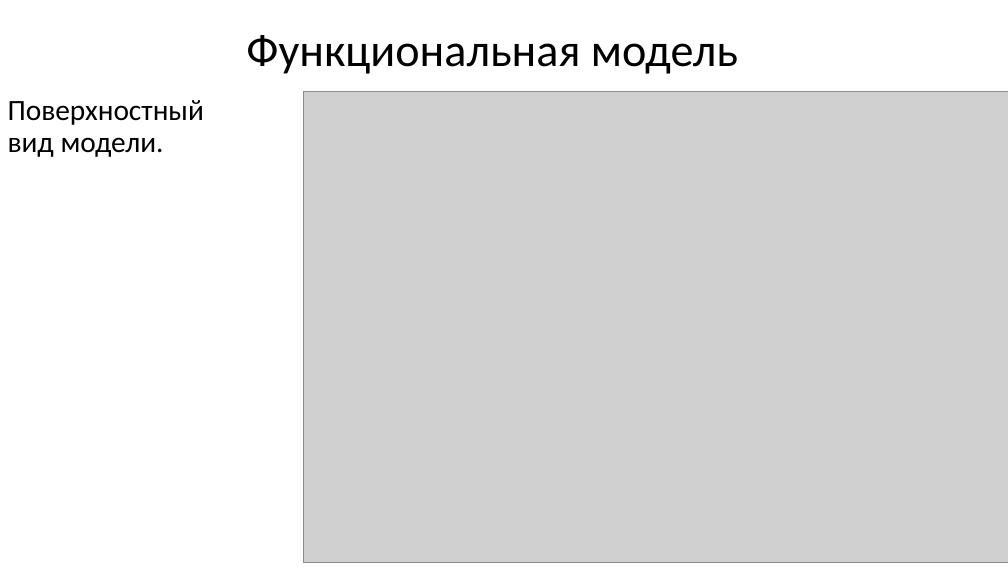
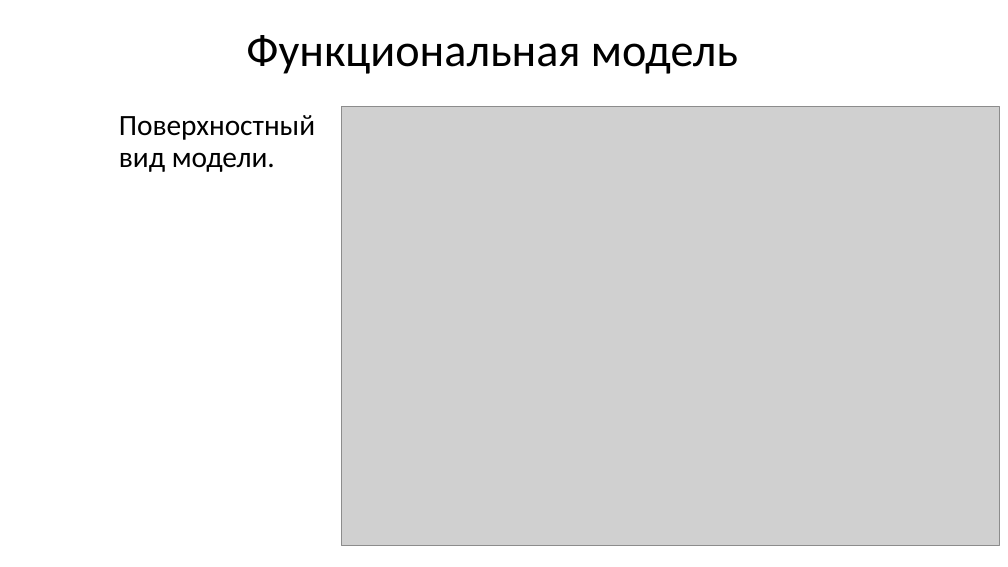
Before and after one commit to Essisten/UnderTheGround, a slide deck: slide 10 of Презентация игры Under The Ground.pptx. Drawn at 1008x567 pixels with LibreOffice and Linux fonts; fonts in the diff are those of the drawing; grey boxes stand for pictures. Boxes give left, top, right and bottom in pixels: in the first picture for what was removed or moved away, otherwise in the second. Text is boxed around its words. In the diff, an @@ line names an element or a change of style, - is before the commit and + after.

```diff
--- a/Презентация игры Under The Ground.pptx
+++ b/Презентация игры Under The Ground.pptx
@@ text "Поверхностный вид модели.": place and size @@
-text "Поверхностный вид модели." at (8,100,204,157)
+text "Поверхностный вид модели." at (119,115,315,172)
@@ picture: place and size @@
-picture at (304,91,1008,562)
+picture at (342,107,1000,546)
```
Also in this commit, not shown: 1 other slide changed, 2 slides removed, 1 other file.
